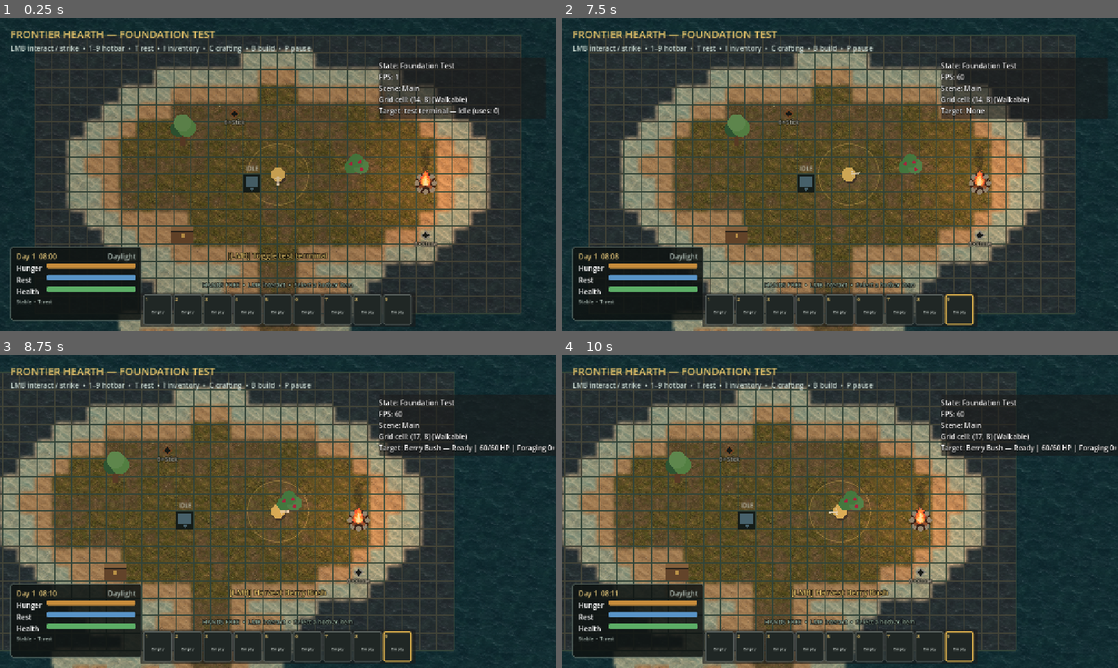
Above: before the commit, frames 1-4 (two rows, left to right).
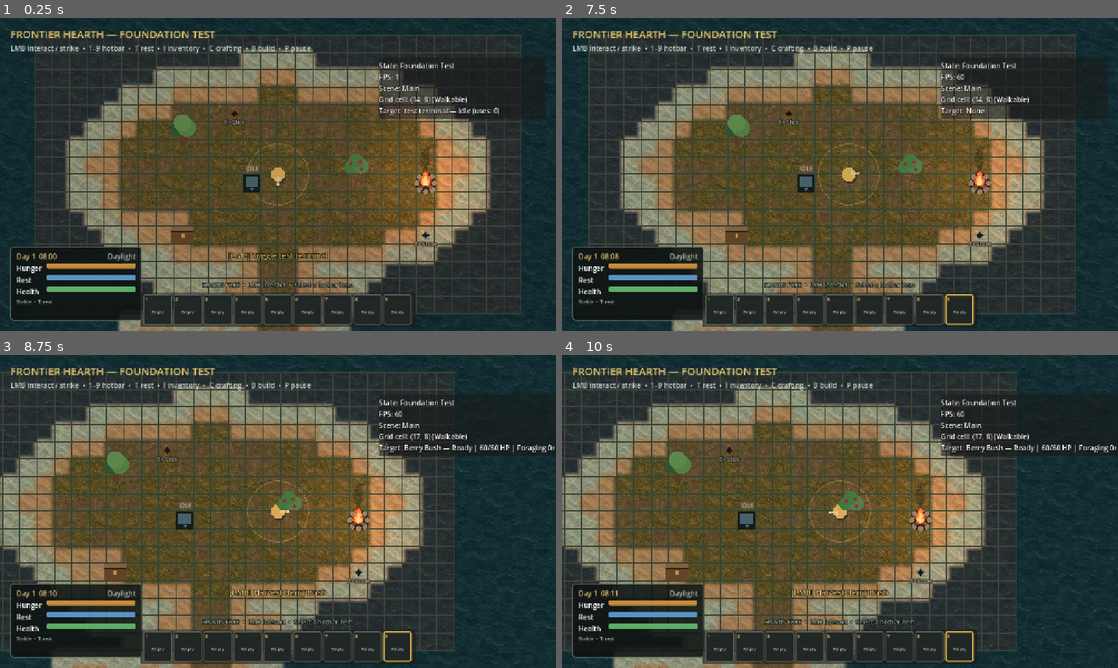
Above: after the commit, the same moments.

Repository: Chaunsy19/Top-Down-Project
Game: Godot game, scene res://scenes/main.tscn
Same seed, same stepped clock (60 frames per second), same inputs: the game is played once before the commit and once after it.
Inputs (mouse positions are in pixels of both pictures, inside the frame that each line leads up to):
- Up to frame 1 (0.25 s): no input
- Up to frame 2 (7.5 s): click "1" at 0.5 s; click "2" at 1.25 s; click "3" at 2 s; click "4" at 2.75 s; click "5" at 3.5 s; click "6" at 4.25 s; click "7" at 5 s; click "8" at 5.75 s; click "9" at 6.5 s; tap Enter at 7.25 s; move the mouse to (962, 158) at 7.27 s; press the mouse at (962, 158) at 7.28 s; hold D (move_right) from 7.28 s (still down)
- Up to frame 3 (8.75 s): release D (move_right) at 8 s; release the mouse at (400, 495) at 8 s; drag from (166, 527) to (283, 511) at 8.02 s
- Up to frame 4 (10 s): tap F (camera_reset) at 8.75, 9.5 s; move the mouse to (895, 442) at 8.77 s; hold D (move_right) 8.78-9.5 s; hold Mouse wheel up (camera_zoom_in) 8.78-9.5 s; drag from (812, 574) to (734, 520) at 9.52 s

The runs differ from the first frame. In frame 1, 0.1% of the frame differs, in the area x 12-88%, y 10-100%; in frame 2, 0.1%; in frame 3, 0.1%; in frame 4, 0.1%, in the area x 0-76%, y 10-100%.

Commit message:
Smooth terrain blend corners

Diff:
--- a/scripts/world/terrain_blend_overlay.gd
+++ b/scripts/world/terrain_blend_overlay.gd
@@ -25,21 +25,45 @@
 		return
 	var half_tile := Vector2.ONE * TILE_SIZE * 0.5
 	for cell in _terrain_map.get_used_cells():
-		var current_priority := _terrain_map.get_blend_priority(cell)
-		var current_terrain := _terrain_map.get_terrain_id(cell)
-		for neighbor_definition in NEIGHBORS:
-			var neighbor_cell: Vector2i = cell + neighbor_definition.offset
-			var neighbor_priority := _terrain_map.get_blend_priority(neighbor_cell)
-			if neighbor_priority < 0:
-				continue
-			var is_same_terrain := _terrain_map.get_terrain_id(neighbor_cell) == current_terrain
-			if not is_same_terrain and neighbor_priority <= current_priority:
-				continue
-			var neighbor_atlas := _terrain_map.get_cell_atlas_coords(neighbor_cell)
-			if neighbor_atlas.x < 0 or neighbor_atlas.y < 0:
-				continue
-			var direction: int = neighbor_definition.direction
+		for layer in get_blend_layers(cell):
+			var neighbor_atlas: Vector2i = layer.atlas
+			var direction: int = layer.direction
 			var source_position := Vector2(neighbor_atlas.x * TILE_SIZE, (neighbor_atlas.y * BLEND_DIRECTION_COUNT + direction) * TILE_SIZE)
 			var destination := Rect2(_terrain_map.map_to_local(cell) - half_tile, Vector2.ONE * TILE_SIZE)
-			var modulation := Color(1.0, 1.0, 1.0, 0.5) if is_same_terrain else Color.WHITE
+			var modulation := Color(1.0, 1.0, 1.0, 0.5) if layer.is_same_terrain else Color.WHITE
 			draw_texture_rect_region(BLEND_TEXTURE, destination, Rect2(source_position, Vector2.ONE * TILE_SIZE), modulation)
+
+
+func get_blend_layers(cell: Vector2i) -> Array[Dictionary]:
+	var layers: Array[Dictionary] = []
+	if _terrain_map == null:
+		return layers
+	var current_priority := _terrain_map.get_blend_priority(cell)
+	var current_terrain := _terrain_map.get_terrain_id(cell)
+	for neighbor_definition in NEIGHBORS:
+		var neighbor_cell: Vector2i = cell + neighbor_definition.offset
+		var neighbor_priority := _terrain_map.get_blend_priority(neighbor_cell)
+		if neighbor_priority < 0:
+			continue
+		var is_same_terrain := _terrain_map.get_terrain_id(neighbor_cell) == current_terrain
+		if not is_same_terrain and neighbor_priority <= current_priority:
+			continue
+		var neighbor_atlas := _terrain_map.get_cell_atlas_coords(neighbor_cell)
+		if neighbor_atlas.x < 0 or neighbor_atlas.y < 0:
+			continue
+		layers.append({
+			"atlas": neighbor_atlas,
+			"direction": int(neighbor_definition.direction),
+			"is_same_terrain": is_same_terrain,
+			"priority": neighbor_priority,
+		})
+	layers.sort_custom(_sort_blend_layers)
+	return layers
+
+
+func _sort_blend_layers(left: Dictionary, right: Dictionary) -> bool:
+	if left.is_same_terrain != right.is_same_terrain:
+		return left.is_same_terrain
+	if left.priority != right.priority:
+		return left.priority < right.priority
+	return left.direction < right.direction
--- a/tests/terrain_map_test.gd
+++ b/tests/terrain_map_test.gd
@@ -20,7 +20,9 @@
 	for cell in terrain.get_used_cells():
 		used_variations[terrain.get_cell_atlas_coords(cell).y] = true
 	_assert(used_variations.size() > 1, "Runtime terrain painting should apply multiple deterministic texture variations.")
-	_assert(terrain.get_node_or_null("TerrainBlendOverlay") is TerrainBlendOverlay, "The starter island should include its soft terrain-blend overlay.")
+	var blend_overlay := terrain.get_node_or_null("TerrainBlendOverlay") as TerrainBlendOverlay
+	_assert(blend_overlay != null, "The starter island should include its soft terrain-blend overlay.")
+	_assert(_blend_layers_keep_boundaries_on_top(terrain, blend_overlay), "Terrain boundaries should render after same-terrain variation blends so tile corners remain continuous.")
 	var atlas_source := terrain.tile_set.get_source(0) as TileSetAtlasSource
 	_assert(atlas_source != null and atlas_source.get_tiles_count() == 40, "Five terrains should each expose eight paintable tile variations.")
 	var expected_terrains := [
@@ -90,6 +92,30 @@
 	)
 
 
+func _blend_layers_keep_boundaries_on_top(terrain: TerrainMap, overlay: TerrainBlendOverlay) -> bool:
+	if overlay == null:
+		return false
+	var found_mixed_cell := false
+	for cell in terrain.get_used_cells():
+		var found_same := false
+		var found_boundary := false
+		var boundary_started := false
+		var valid_order := true
+		for layer in overlay.get_blend_layers(cell):
+			if layer.is_same_terrain:
+				found_same = true
+				if boundary_started:
+					valid_order = false
+			else:
+				found_boundary = true
+				boundary_started = true
+		if found_same and found_boundary:
+			found_mixed_cell = true
+			if not valid_order:
+				return false
+	return found_mixed_cell
+
+
 func _find_shallow_deep_boundary(terrain: TerrainMap, world: GridWorld) -> Array[Vector2i]:
 	for cell in terrain.get_used_cells():
 		if not world.is_cell_in_bounds(cell) or terrain.get_terrain_id(cell) != &"shallow_water":
Not shown, changed: CHANGELOG.md
Not shown, changed: docs/MAP_DESIGN.md
